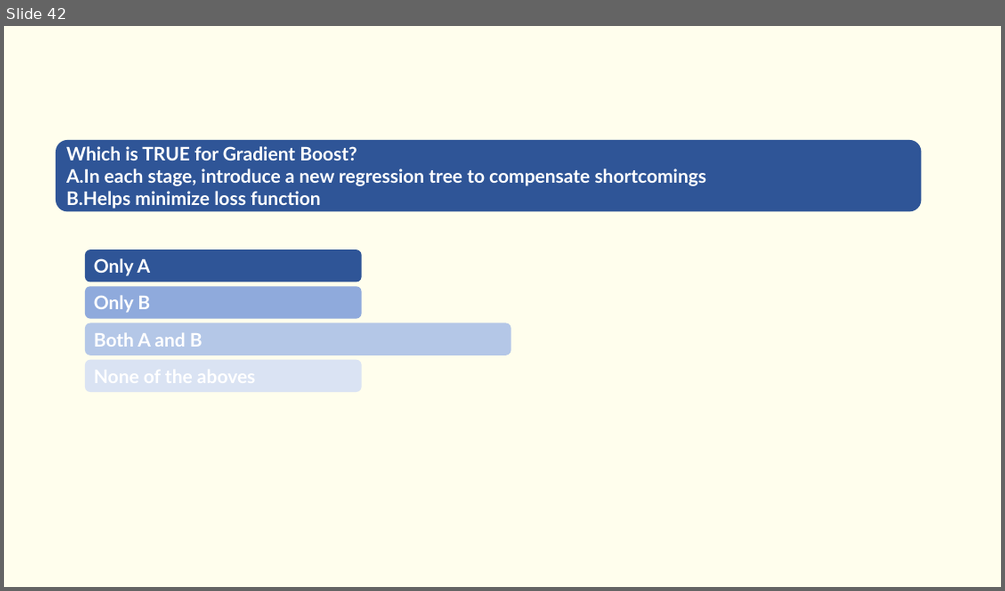
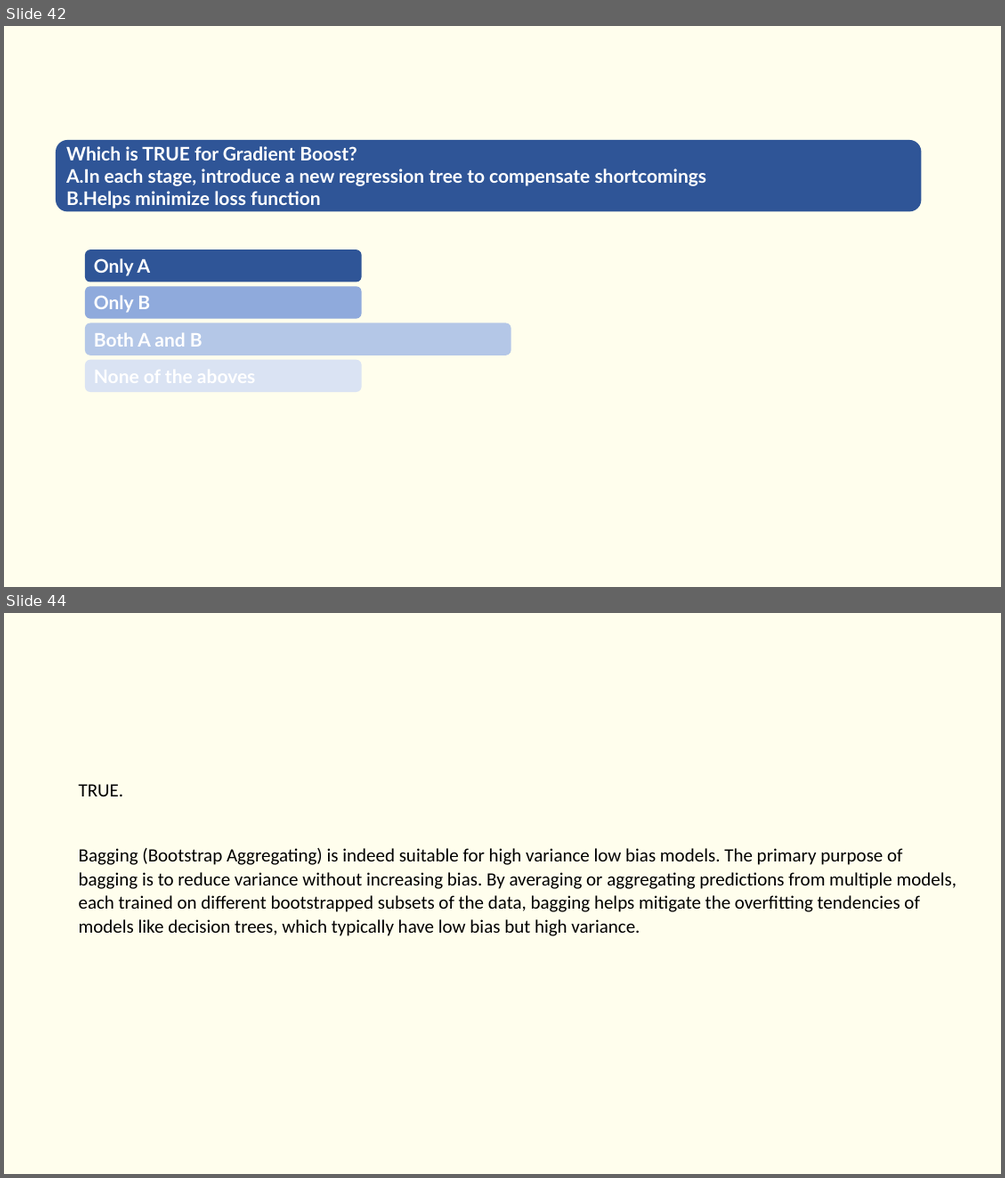
Before and after one commit to Saira55/Machine-Learning-Multiple-Choice-Questions, a slide deck: Machine Learning Quiz Question.pptx. Shown one above the other, each under a label of ours: slide 42 before the commit, slides 42 and 44 after it; the slides between them are not shown. The pictures are 1005x591 and 1005x1178 pixels, drawn with LibreOffice and Linux fonts; fonts in the diff are those of the drawing. Boxes give left, top, right and bottom in pixels: in the first picture for what was removed or moved away, otherwise in the second. Text is boxed around its words. In the diff, an @@ line names an element or a change of style, - is before the commit and + after.

```diff
--- a/Machine Learning Quiz Question.pptx
+++ b/Machine Learning Quiz Question.pptx
@@ slide 44 added at [4,613,1001,1174], background #FFFEED @@
@@ text added at [79,784,957,936], 18 pt, text #000000 @@
+TRUE.
+Bagging (Bootstrap Aggregating) is indeed suitable for high variance low bias models. The primary purpose of bagging is to reduce variance without increasing bias. By averaging or aggregating predictions from multiple models, each trained on different bootstrapped subsets of the data, bagging helps mitigate the overfitting tendencies of models like decision trees, which typically have low bias but high variance.
```
Also in this commit, not shown: 1 other slide added, 1 slide removed.
